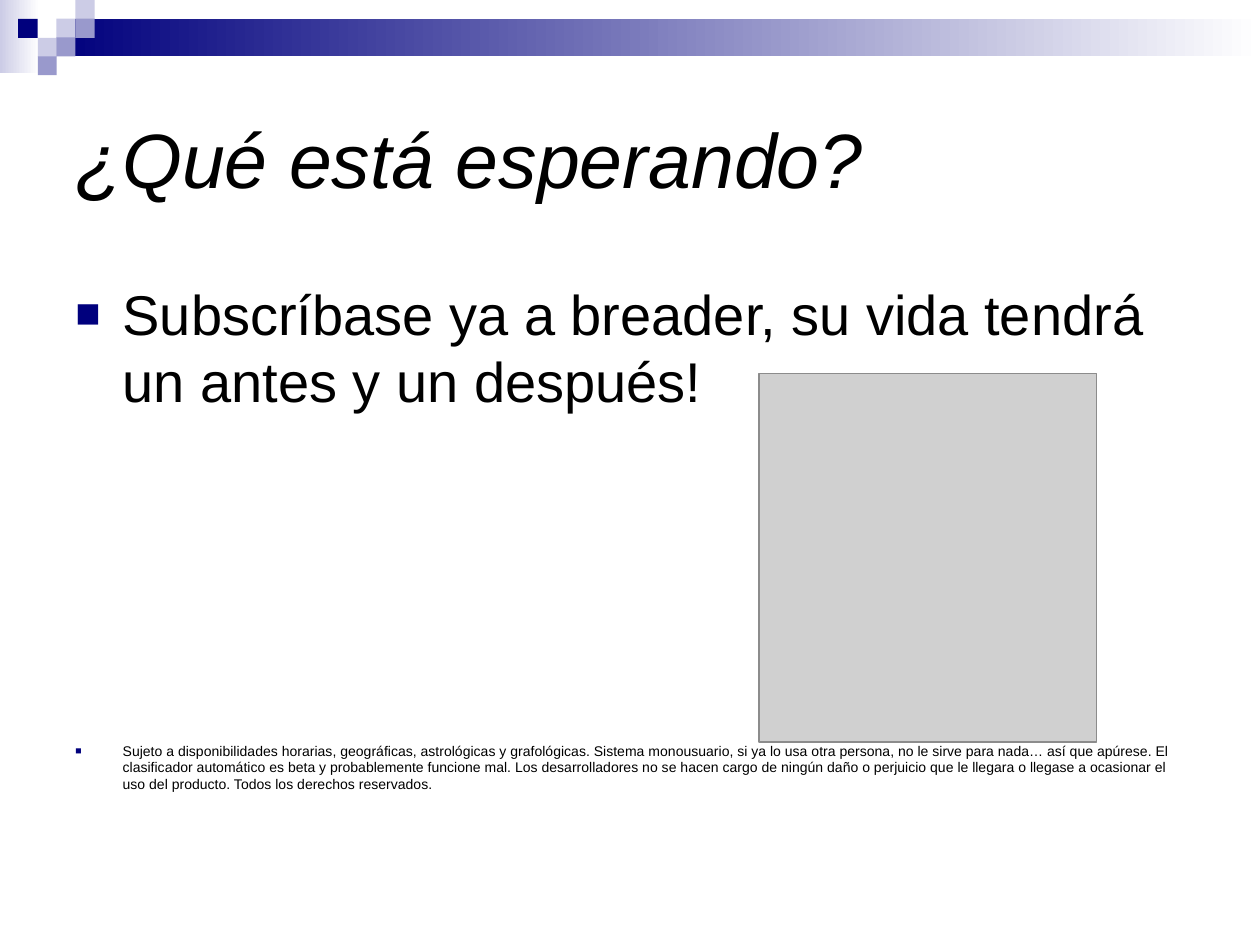
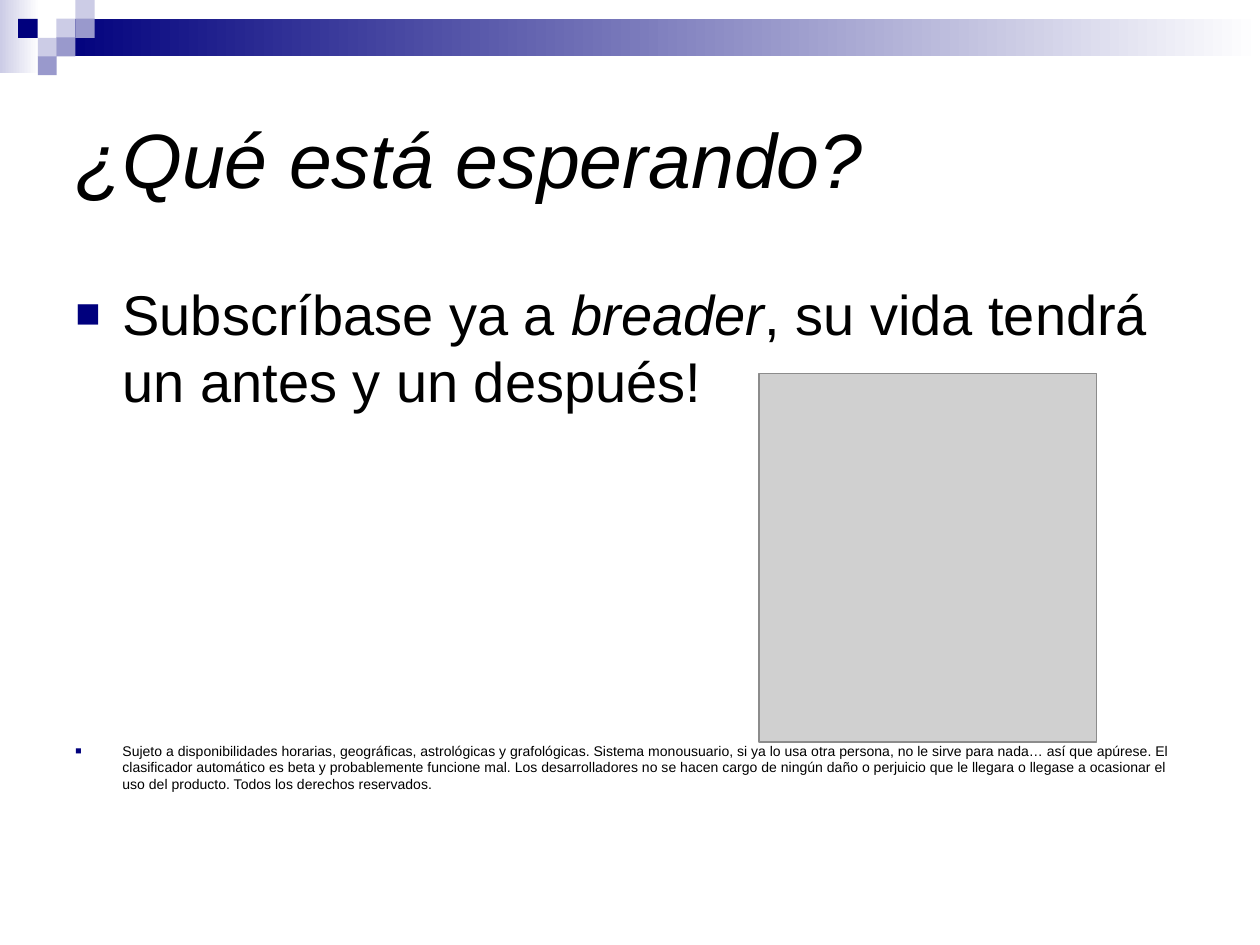
Before and after one commit to pablorusso/breader, a slide deck: slide 12 of disenio/presentacion.ppt. Drawn at 1260x945 pixels with LibreOffice and Linux fonts; fonts in the diff are those of the drawing; grey boxes stand for pictures. Boxes give left, top, right and bottom in pixels: in the first picture for what was removed or moved away, otherwise in the second. Text is boxed around its words. In the diff, an @@ line names an element or a change of style, - is before the commit and + after.

```diff
--- a/disenio/presentacion.ppt
+++ b/disenio/presentacion.ppt
@@ text "Subscríbase ya a breader, su ..." at [122, 293, 1167, 792]: italic on in "breader,"; indent changed @@
```
Also in this commit, not shown: 10 other slides changed.
